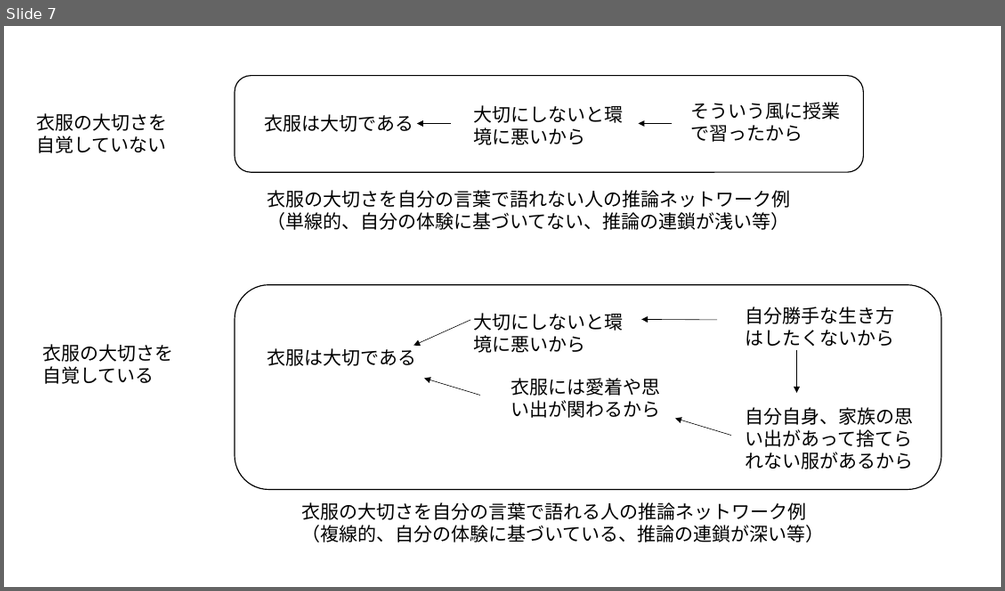
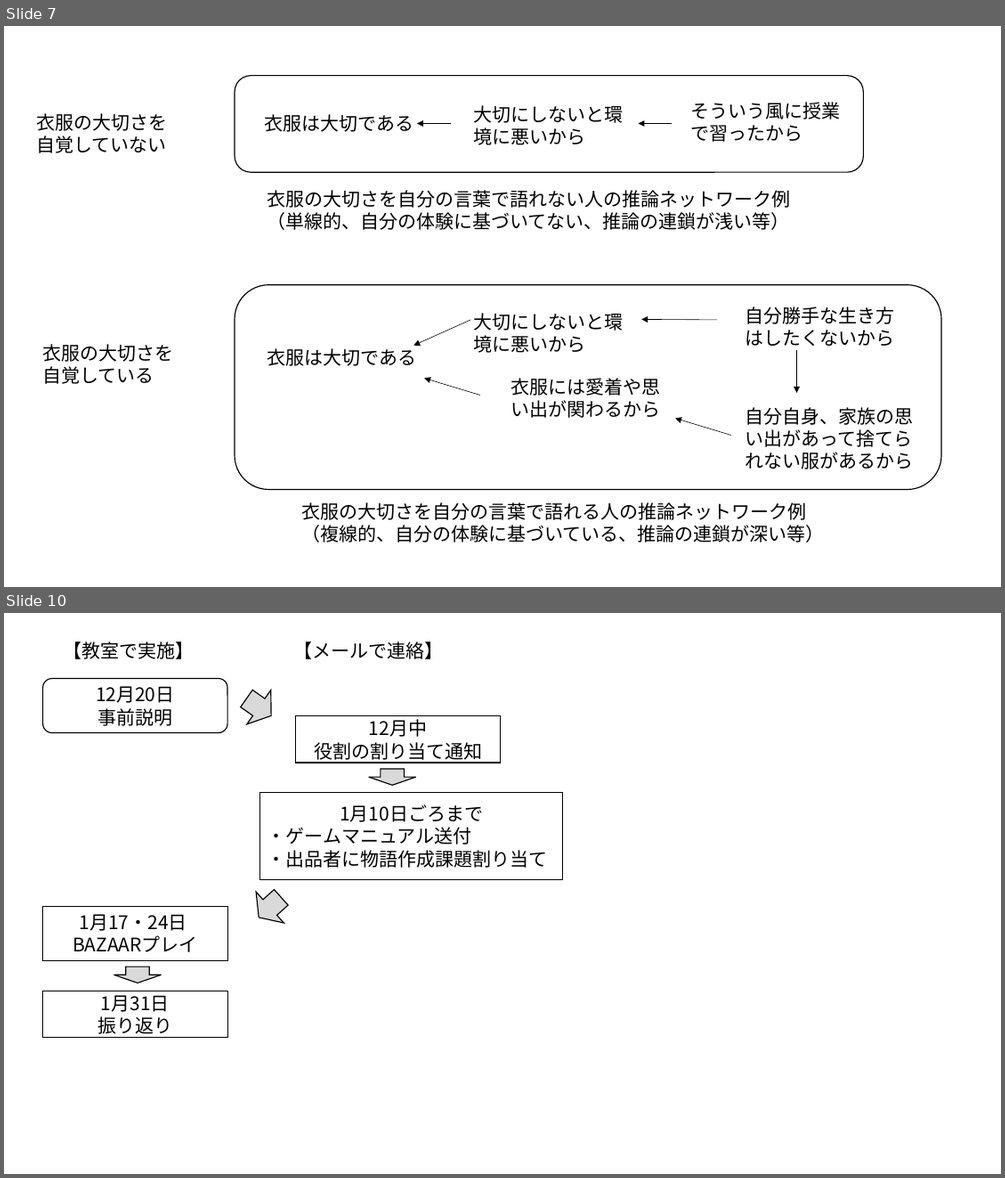
Before and after one commit to oyamadashin/remote, a slide deck: 図/図.pptx. Shown one above the other, each under a label of ours: slide 7 before the commit, slides 7 and 10 after it; the slides between them are not shown. The pictures are 1005x591 and 1005x1178 pixels, drawn with LibreOffice and Linux fonts; fonts in the diff are those of the drawing. Boxes give left, top, right and bottom in pixels: in the first picture for what was removed or moved away, otherwise in the second. Text is boxed around its words. In the diff, an @@ line names an element or a change of style, - is before the commit and + after.

```diff
--- a/図/図.pptx
+++ b/図/図.pptx
@@ slide 10 added at (x1=4, y1=613, x2=1001, y2=1174), background #FFFFFF @@
@@ text added at (x1=63, y1=641, x2=194, y2=659), 18 pt, text #000000 @@
+【教室で実施】
@@ text added at (x1=294, y1=641, x2=444, y2=659), 18 pt, text #000000 @@
+【メールで連絡】
@@ rounded rectangle added at (x1=43, y1=679, x2=227, y2=733), outline #000000 1 pt, 18 pt, text #000000 @@
+12月20日
+事前説明
@@ down arrow added at (x1=235, y1=682, x2=283, y2=733), fill #D9D9D9, outline #000000 1 pt @@
@@ rectangle added at (x1=296, y1=716, x2=501, y2=763), outline #000000 1 pt, 18 pt, text #000000 @@
+12月中
+役割の割り当て通知
@@ down arrow added at (x1=369, y1=769, x2=416, y2=785), fill #D9D9D9, outline #000000 1 pt @@
@@ rectangle added at (x1=259, y1=793, x2=563, y2=879), outline #000000 1 pt, 18 pt, text #000000 @@
+1月10日ごろまで
+・ゲームマニュアル送付
+・出品者に物語作成課題割り当て
@@ rectangle added at (x1=43, y1=906, x2=227, y2=961), outline #000000 1 pt, 18 pt, text #000000 @@
+1月17・24日
+BAZAARプレイ
@@ down arrow added at (x1=245, y1=882, x2=295, y2=933), fill #D9D9D9, outline #000000 1 pt @@
@@ down arrow added at (x1=114, y1=966, x2=161, y2=983), fill #D9D9D9, outline #000000 1 pt @@
@@ rectangle added at (x1=43, y1=990, x2=227, y2=1037), outline #000000 1 pt, 18 pt, text #000000 @@
+1月31日
+振り返り
```
Also in this commit, not shown: 2 other slides added, 18 other files.
